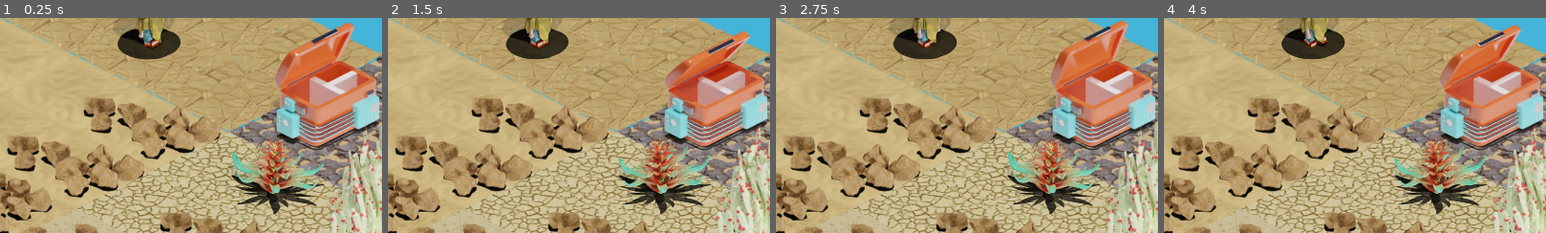
Above: before the commit, frames 1-4 (left to right).
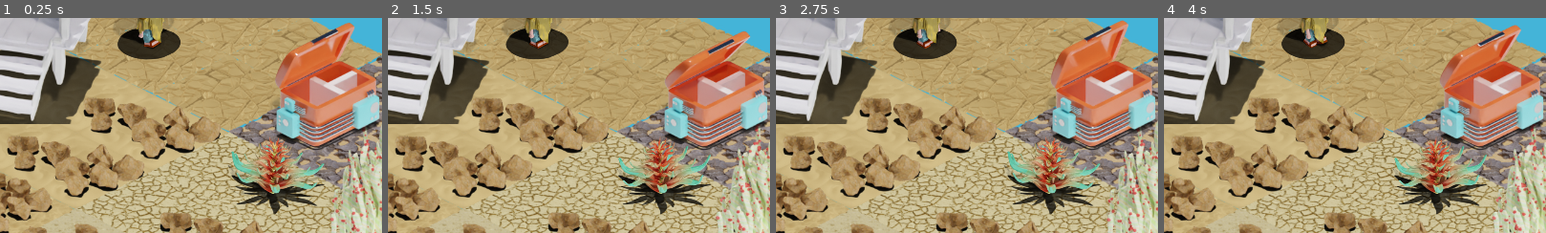
Above: after the commit, the same moments.

Repository: lorentzo/jagoda-jam
Game: Godot game, scene res://Assets/Tiles/BaseIslandTiles/BaseIslandTiles.tscn
Same seed, same stepped clock (60 frames per second), same inputs: the game is played once before the commit and once after it. This scene is started directly instead of the project's main scene.
Inputs:
- Up to frame 1 (0.25 s): no input
- Up to frame 2 (1.5 s): hold Right (walk-right) 0.53-1.28 s; hold Down (walk-down) from 1.28 s (still down)
- Up to frame 3 (2.75 s): release Down (walk-down) at 2.03 s; hold Right (walk-right) from 2.03 s (still down)
- Up to frame 4 (4 s): release Right (walk-right) at 2.78 s; hold Up (walk-up) 2.78-3.53 s; hold Left (walk-left) from 3.53 s (still down)
The pictures show only the part of the screen within x 0-50%, y 0-50%; the shares and areas given below are measured in that part.

The runs differ from the first frame. In frame 1, 11% of the frame differs, in the area x 0-27%, y 0-50%; in frame 2, 11%; in frame 3, 11%; in frame 4, 11%.

Commit message:
adding crib (foundation)

Diff:
--- /dev/null
+++ b/jagoda/Assets/Crib/crib.tscn
@@ -0,0 +1,18 @@
+[gd_scene load_steps=3 format=3 uid="uid://w6l2taxwsdcp"]
+
+[ext_resource type="Texture2D" uid="uid://8cdu0mxj8cw4" path="res://Assets/Crib/Texture/crib_tmp.png" id="1_gl0ik"]
+
+[sub_resource type="CapsuleShape2D" id="CapsuleShape2D_r1fh5"]
+radius = 170.0
+height = 342.0
+
+[node name="Crib" type="Node2D"]
+
+[node name="StaticBody2D" type="StaticBody2D" parent="."]
+
+[node name="Sprite2D" type="Sprite2D" parent="StaticBody2D"]
+texture = ExtResource("1_gl0ik")
+
+[node name="CollisionShape2D" type="CollisionShape2D" parent="StaticBody2D"]
+position = Vector2(2, 49)
+shape = SubResource("CapsuleShape2D_r1fh5")
--- a/jagoda/Assets/Tiles/BaseIslandTiles/BaseIslandTiles.tscn
+++ b/jagoda/Assets/Tiles/BaseIslandTiles/BaseIslandTiles.tscn
@@ -7,6 +7,7 @@
 [ext_resource type="PackedScene" uid="uid://btly1y8rrpijj" path="res://Assets/Plants/Plant2/plant_2.tscn" id="5_6w2jn"]
 [ext_resource type="PackedScene" uid="uid://ca2t20p5q2r3n" path="res://Assets/Fridges/Fridge1/fridge1.tscn" id="6_eu8b3"]
 [ext_resource type="PackedScene" uid="uid://b5k47xiugccx4" path="res://Assets/Character/character.tscn" id="7_y0qgm"]
+[ext_resource type="PackedScene" uid="uid://w6l2taxwsdcp" path="res://Assets/Crib/crib.tscn" id="8_xw60o"]
 
 [node name="BaseIslandTiles" type="Node2D"]
 
@@ -44,3 +45,6 @@
 [node name="Character" parent="." instance=ExtResource("7_y0qgm")]
 position = Vector2(253, 4)
 scale = Vector2(0.6, 0.6)
+
+[node name="Crib" parent="." instance=ExtResource("8_xw60o")]
+position = Vector2(-40, -79)
--- a/jagoda/Scenes/Game.tscn
+++ b/jagoda/Scenes/Game.tscn
@@ -12,6 +12,7 @@
 [ext_resource type="PackedScene" uid="uid://btly1y8rrpijj" path="res://Assets/Plants/Plant2/plant_2.tscn" id="10_yh0jd"]
 [ext_resource type="PackedScene" uid="uid://ca2t20p5q2r3n" path="res://Assets/Fridges/Fridge1/fridge1.tscn" id="11_cv74y"]
 [ext_resource type="PackedScene" uid="uid://b5k47xiugccx4" path="res://Assets/Character/character.tscn" id="12_gmaxk"]
+[ext_resource type="PackedScene" uid="uid://w6l2taxwsdcp" path="res://Assets/Crib/crib.tscn" id="13_3xjmq"]
 
 [node name="Game" type="Node2D"]
 script = ExtResource("1_fxwml")
@@ -89,6 +90,9 @@
 [node name="Node2D" parent="." instance=ExtResource("11_cv74y")]
 position = Vector2(478, 129)
 
+[node name="Crib" parent="." instance=ExtResource("13_3xjmq")]
+position = Vector2(-30, -315)
+
 [node name="Character" parent="." instance=ExtResource("12_gmaxk")]
 position = Vector2(644, 433)
 scale = Vector2(0.7, 0.7)
Binary file added: jagoda/Assets/Crib/Texture/crib_tmp.png
Not shown, added: jagoda/Assets/Crib/Texture/crib_tmp.png.import
Not shown: 1 places in jagoda/Assets/Tiles/BaseIslandTiles/BaseIslandTiles.tscn that only renumber resources
Not shown: 1 places in jagoda/Scenes/Game.tscn that only renumber resources
Not shown, added: art/crib/crib.blend
Not shown, added: art/crib/crib.blend1
Not shown, added: art/crib/tmp/crib_tmp.blend
Not shown, added: art/crib/tmp/crib_tmp.blend1
Not shown, added: art/crib/tmp/crib_tmp.png
